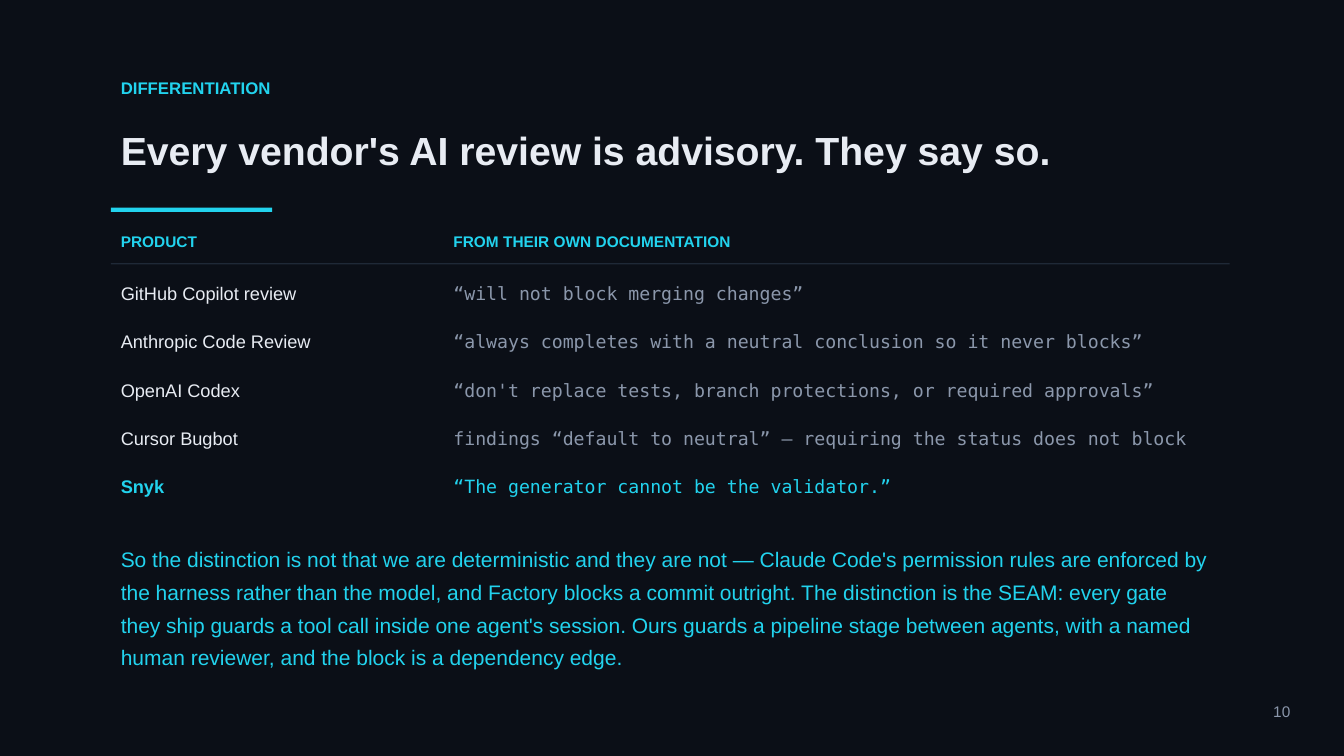
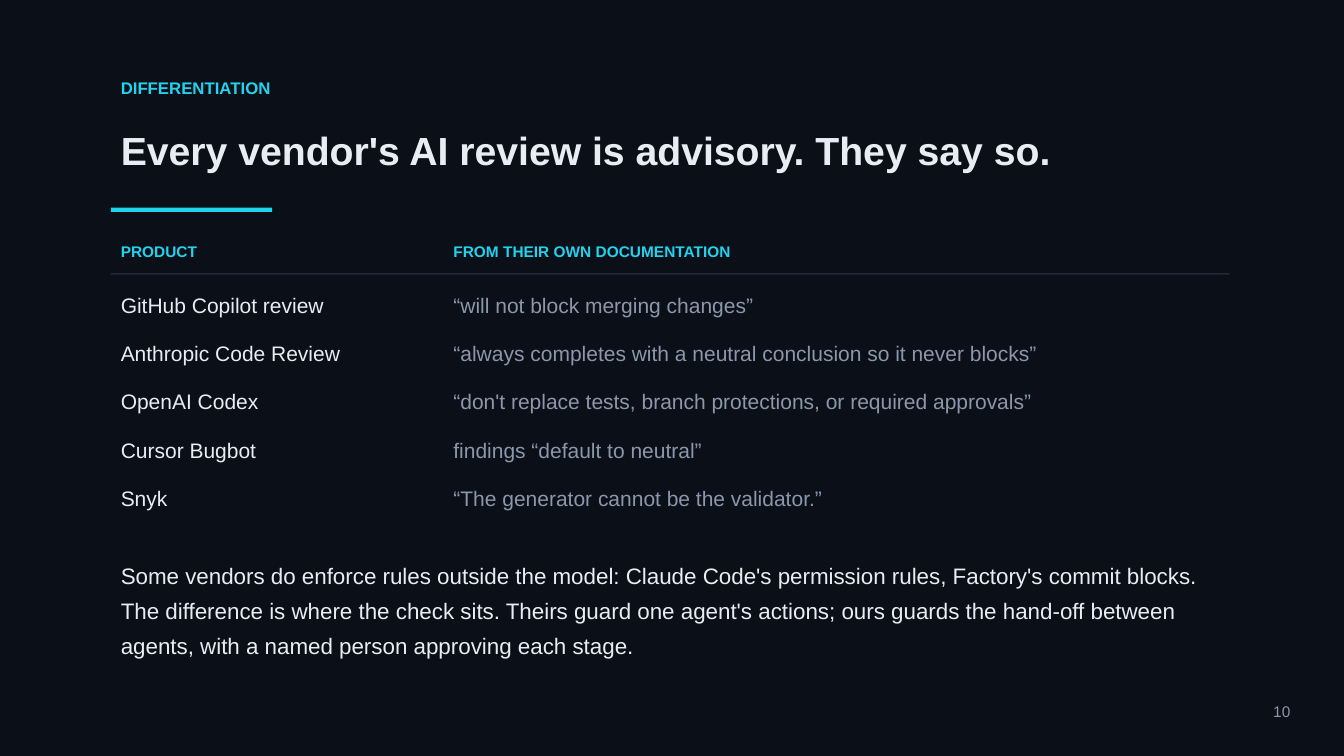
Before and after one commit to mohamedsorour1998/technical-presentations, a slide deck: slide 10 of talks/devops-hackathon-final/pitch/TheAgentOrg-Final.pptx. Drawn at 1344x756 pixels with LibreOffice and Linux fonts; fonts in the diff are those of the drawing. Boxes give left, top, right and bottom in pixels: in the first picture for what was removed or moved away, otherwise in the second. Text is boxed around its words. In the diff, an @@ line names an element or a change of style, - is before the commit and + after.

```diff
--- a/talks/devops-hackathon-final/pitch/TheAgentOrg-Final.pptx
+++ b/talks/devops-hackathon-final/pitch/TheAgentOrg-Final.pptx
@@ 11 texts, 1 rectangle: place and size @@
-11 texts, 1 rectangle at (111, 236, 1230, 497)
+11 texts, 1 rectangle at (111, 246, 1230, 511)
@@ size 13 to 15 pt, font DejaVu Sans Mono to Arial in 3 elements at (453, 298, 753, 317), (453, 346, 1036, 366), (453, 394, 1031, 414) @@
@@ size 13 to 15 pt in 4 elements at (121, 297, 324, 317), (121, 345, 340, 366), (121, 393, 259, 414), (121, 442, 256, 462) @@
@@ text at (453, 443, 702, 462): text changed; size 13 to 15 pt; font DejaVu Sans Mono to Arial @@
-findings “default to neutral” — requiring the status does not block
+findings “default to neutral”
@@ text "Snyk" at (121, 490, 168, 511): size 13 to 15 pt, text colour #22D3EE to #E8ECF3, bold off @@
@@ text "“The generator cannot be the ..." at (453, 491, 822, 511): size 13 to 15 pt, font DejaVu Sans Mono to Arial, text colour #22D3EE to #8B97AB @@
@@ text at (121, 567, 1197, 659): text changed; size 15 to 16 pt; text colour #22D3EE to #E8ECF3 @@
-So the distinction is not that we are deterministic and they are not — Claude Code's permission rules are enforced by the harness rather than the model, and Factory blocks a commit outright. The distinction is the SEAM: every gate they ship guards a tool call inside one agent's session. Ours guards a pipeline stage between agents, with a named human reviewer, and the block is a dependency edge.
+Some vendors do enforce rules outside the model: Claude Code's permission rules, Factory's commit blocks. The difference is where the check sits. Theirs guard one agent's actions; ours guards the hand-off between agents, with a named person approving each stage.
```
Also in this commit, not shown: 14 other slides changed, 3 other files.
